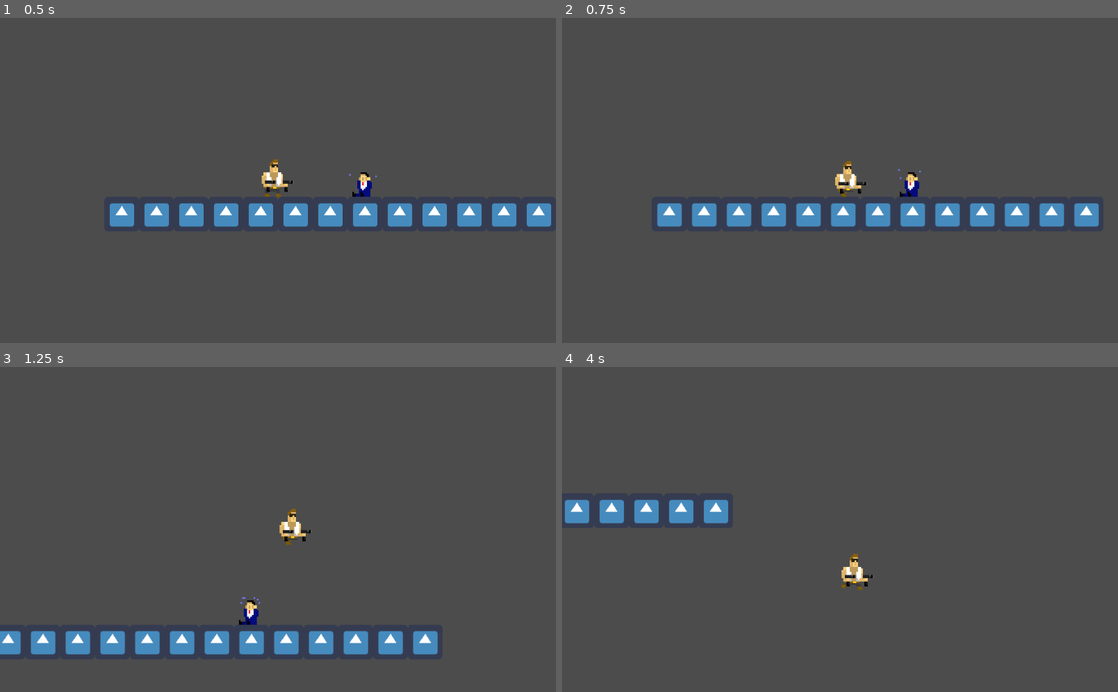
Above: before the commit, frames 1-4 (two rows, left to right).
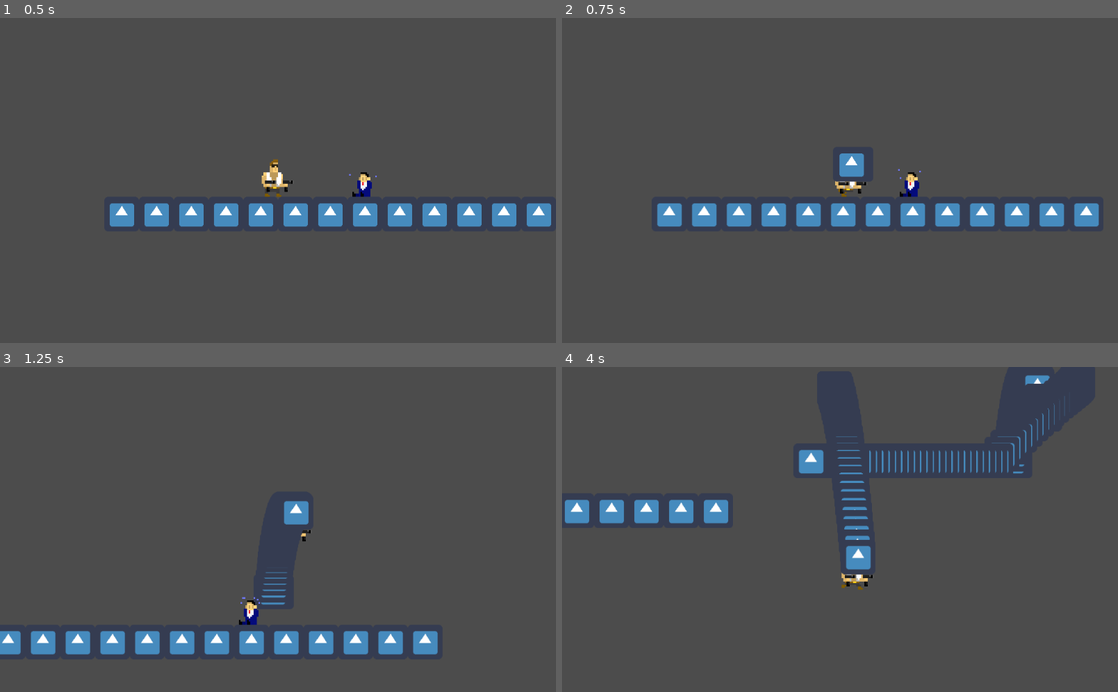
Above: after the commit, the same moments.

Repository: Slimonade1/Eksamensprojekt
Game: Godot game, scene res://Scenes/masterScene.tscn
The game is run twice, just before and just after one commit, with the same random seed, the same clock (stepped at 60 frames per second) and the same inputs. The engine's default icon, where the game draws it, is replaced by a stand-in: a white triangle on a blue panel in a dark square.
Inputs:
- Up to frame 1 (0.5 s): no input
- Up to frame 2 (0.75 s): hold D (ui_right) from 0.53 s (still down); hold Space (ui_shoot, bound only after the commit) from 0.53 s (still down)
- Up to frame 3 (1.25 s): keep holding D (ui_right); keep holding Space (ui_shoot, bound only after the commit); tap W (ui_up) at 0.77 s
- Up to frame 4 (4 s): release Space (ui_shoot, bound only after the commit) at 1.28 s; tap Space (ui_shoot, bound only after the commit) at 1.35, 2.85 s; tap W (ui_up) at 1.52, 3.02, 3.77 s; release D (ui_right) at 2.03 s; hold A (ui_left) 2.03-2.78 s; hold Space (ui_shoot, bound only after the commit) 2.03-2.78 s; hold D (ui_right) from 2.78 s (still down); hold Space (ui_shoot, bound only after the commit) from 3.53 s (still down)

Frame 1 is identical in both runs. In frame 2, 0.4% of the frame differs, in the area x 49-55%, y 41-51%; in frame 3, 0.6%; in frame 4, 1.9%, in the area x 42-91%, y 2-64%.

Commit message:
#1 Added bullets

Diff:
--- /dev/null
+++ b/Scenes/Bullet.tscn
@@ -0,0 +1,17 @@
+[gd_scene load_steps=4 format=2]
+
+[ext_resource path="res://icon.png" type="Texture" id=1]
+[ext_resource path="res://Scripts/Bullet.gd" type="Script" id=2]
+
+[sub_resource type="RectangleShape2D" id=1]
+extents = Vector2( 31.5, 34.5 )
+
+[node name="Bullet" type="Area2D"]
+script = ExtResource( 2 )
+
+[node name="Sprite" type="Sprite" parent="."]
+texture = ExtResource( 1 )
+
+[node name="CollisionShape2D" type="CollisionShape2D" parent="."]
+position = Vector2( -1.5, 0.5 )
+shape = SubResource( 1 )
--- /dev/null
+++ b/Scripts/Bullet.gd
@@ -0,0 +1,9 @@
+extends Area2D
+
+var velocity = 5
+
+func _ready():
+	pass
+
+func _physics_process(delta):
+	position.x += velocity
--- a/Scripts/Player.gd
+++ b/Scripts/Player.gd
@@ -14,6 +14,8 @@
 onready var sprite = $playerSprite
 onready var spriteFriend = $playerSprite/spriteFriend
 
+var Bullet = preload("res://Scenes/Bullet.tscn")
+
 func _ready():
 	sprite.playing = true
 
@@ -21,6 +23,14 @@
 	spriteFriend.playing = true
 
 func _physics_process(delta):
+	handleMovement(delta)
+
+	if Input.is_action_pressed("ui_shoot"):
+		handleShooting()
+
+
+
+func handleMovement(delta):
 	#slow stop
 	vel.x *= 0.85
 	if vel.x <= speed*5 / 6 and vel.x >= -speed*5 / 6:
@@ -54,3 +64,10 @@
 
 func showCompanion():
 	spriteFriend.visible = true
+
+func handleShooting():
+	var gameScene = get_parent()
+	var newBullet = Bullet.instance()
+	print(gameScene)
+	newBullet.position = position
+	gameScene.add_child(newBullet)
--- a/project.godot
+++ b/project.godot
@@ -49,6 +49,11 @@
 , Object(InputEventJoypadButton,"resource_local_to_scene":false,"resource_name":"","device":0,"button_index":13,"pressure":0.0,"pressed":false,"script":null)
  ]
 }
+ui_shoot={
+"deadzone": 0.5,
+"events": [ Object(InputEventKey,"resource_local_to_scene":false,"resource_name":"","device":0,"alt":false,"shift":false,"control":false,"meta":false,"command":false,"pressed":false,"scancode":0,"physical_scancode":32,"unicode":0,"echo":false,"script":null)
+ ]
+}
 
 [physics]
 
